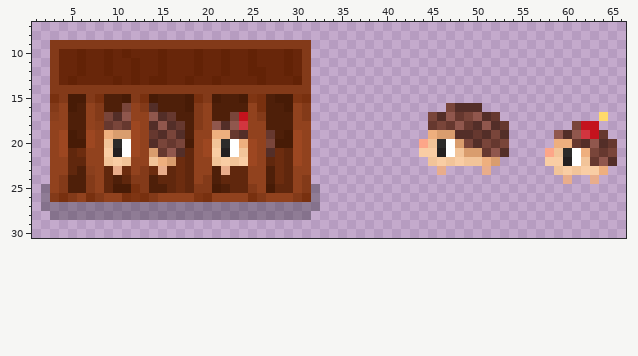
One commit to this sprite sheet: AutumnForestSource/Assets/InternalAssets/Sprites/Creatures/Family.png. The first picture shows the starting point.
The file is 72x36 pixels. Colours within 5 levels of each other are drawn and written as one. Shown: x 1..66, y 7..30.
The result:
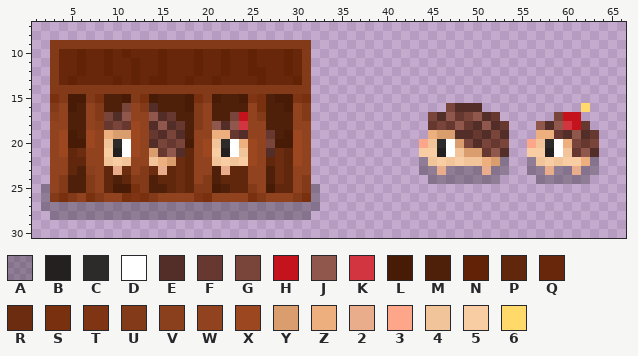
Palette (. is transparent): A #00000045  B #242020  C #2c2b2a  D #ffffff  E #532e28  F #66382f  G #79453a  H #c4131d  J #90574d  K #d2353f  L #471b06  M #4e1f09  N #622206  P #60270d  Q #68260a  R #6c2c0f  S #78300f  T #7f3513  U #833a19  V #8a3f1d  W #91421e  X #9d4721  Y #d99d6e  Z #eeaf7e  2 #e9ad8b  3 #fda689  4 #f2c499  5 #f9cda4  6 #ffda6a
Change:
Colour 2 is added in row 23 at x 58.
Colour 2 replaces colour 4 in row 23 at x 61.
Colour 3 is added in row 20 at x 56.
Colour 4 is added in row 20 at x 57; in row 22 at x 57.
Colour 4 replaces colour 5 in row 22 at x 59.
Colour 4 replaces colour C in row 21 at x 60.
Colour 5 is added in row 21 at x 56 to 57.
Colour 5 replaces colour B in row 22 at x 60.
Colour 5 replaces colour D in row 22 at x 61.
Colour 6 is added in row 16 at x 62.
Colour A is added in row 22 at x 44, 53 and 56; in row 23 at x 44 to 45, 47 to 50, 52 to 53 and 56 to 57; in row 24 at x 45 to 52, 57 to 59 and 61 to 62.
Colour A replaces colour 2 in row 24 at x 60.
Colour A replaces colour 4 in row 23 at x 59.
Colour A replaces colour 5 in row 23 at x 60 and 62 to 63.
Colour A replaces colour F in row 22 at x 63.
Colour B replaces colour 3 in row 21 at x 58.
Colour C is added in row 20 at x 58.
Colour D replaces colour 4 in row 21 at x 59.
Colour D replaces colour Z in row 20 at x 59.
Colour E is added in row 18 at x 58.
Colour E replaces colour G in row 21 at x 63.
Colour E replaces colour K in row 19 at x 62.
Colour F replaces colour D in row 21 at x 61.
Colour F replaces colour E in row 20 at x 62.
Colour F replaces colour H in row 18 at x 62; in row 19 at x 63.
Colour F replaces colour J in row 19 at x 59.
Colour G is added in row 17 at x 59.
Colour G replaces colour F in row 20 at x 61.
Colour G replaces colour J in row 20 at x 63.
Colour H is added in row 17 at x 60 to 61.
Colour H replaces colour G in row 18 at x 61.
Colour J is added in row 18 at x 57 and 59.
Colour J replaces colour Z in row 21 at x 62.
Colour K is added in row 18 at x 60.
Colour Z is added in row 19 at x 57 to 58.
Colour Z replaces colour 4 in row 22 at x 62.
Colour 2 is gone in row 24 at x 63.
Colour 6 is gone in row 17 at x 64.
Colour E is gone in row 20 at x 64; in row 22 at x 65.
Colour F is gone in row 19 at x 64; in row 20 at x 65; in row 21 at x 64.
Colour G is gone in row 21 at x 65.
Colour H is gone in row 18 at x 63.
Colour J is gone in row 22 at x 64.
Colour Z is gone in row 23 at x 64.
Boxes around the changes in both pictures, in picture pixels (x1, y1, x2, y2):
changed: (419, 103, 617, 184)
